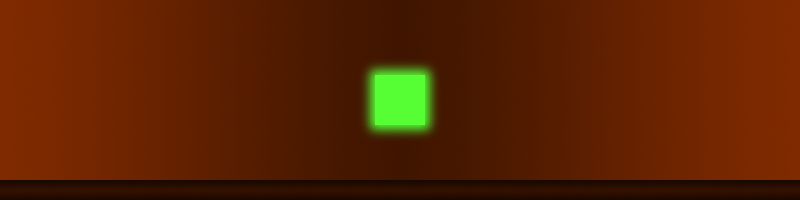
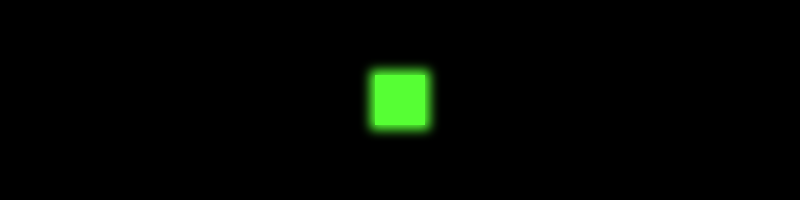
Two versions of the same layered image (800x200). Layer-by-layer changes:
hid "图层 1" over bbox(0, 180, 800, 200)
added layer "Color Fill 1" above "背景 拷贝" over bbox(0, 0, 800, 200)
